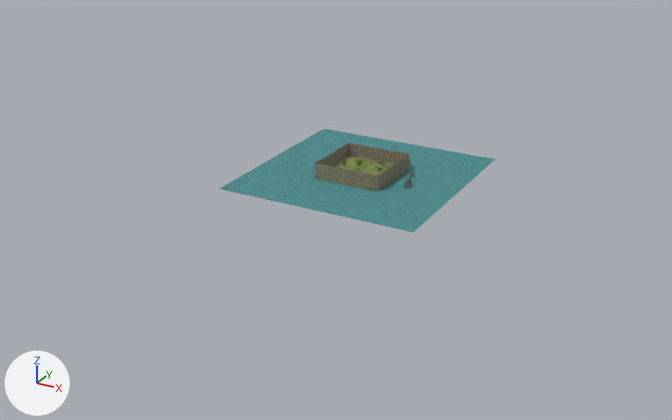
The FBX model Assets/Resources/Bellwake/Rooms/Wrenfall.fbx, before and after one commit.
Both versions are drawn from a 50 mm lens placed at (697.0, -1364.0, 596.0), pointed at (-26.0, -49.0, -61.0). Every picture has the same lights, and +X, +Y and +Z are marked at lower left. The picture after the commit comes second.

The first picture shows 'C_Solids', 'Horizon', 'Terrain' and 2 more.
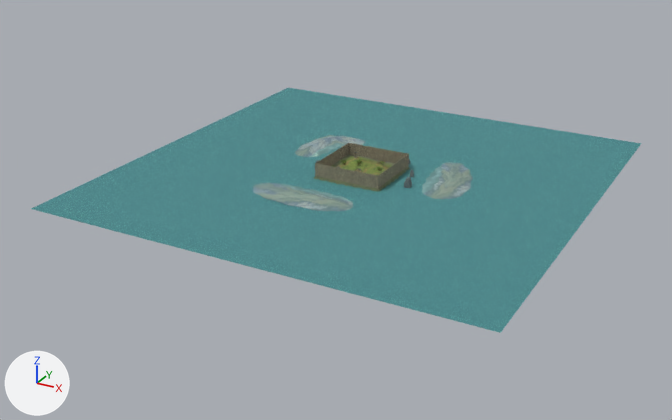
Location of each change, [x1, y1, x2, y2] in pixels of the pictures (672 x 420 px):
'Surroundings', added (cyan)
    after: [31, 88, 641, 333]
    faces in mat_water (picture img_water_png): [31, 88, 641, 333]
    faces in mat_countrybeyond (picture img_countrybeyond_png): [253, 135, 473, 211]

Patch to the scene script:
```diff
--- a/Assets/Resources/Bellwake/Rooms/Wrenfall.fbx.py
+++ b/Assets/Resources/Bellwake/Rooms/Wrenfall.fbx.py
@@ img_countrybeyond_png @@
+img_countrybeyond_png = load_image('CountryBeyond.png', '../Textures/CountryBeyond.png', 512, 256, 'sRGB')
@@ mat_countrybeyond @@
+mat_countrybeyond = principled_material('CountryBeyond')
+mat_countrybeyond.texture = img_countrybeyond_png
+mat_countrybeyond.roughness = 0.95
@@ me_outer_harbour_water_001 @@
+me_outer_harbour_water_001.from_pydata(...)  # 1688 vertices, 1444 faces; spans x -396.0..396.0, y -396.0..396.0, z -6.0..8.0
+# faces by material slot: [4, 1440]
+me_outer_harbour_water_001.materials.append(mat_water)  # picture img_water_png
+me_outer_harbour_water_001.materials.append(mat_countrybeyond)  # picture img_countrybeyond_png
@@ ob_surroundings @@
+ob_surroundings = bpy.data.objects.new('Surroundings', me_outer_harbour_water_001)
+ob_surroundings.location = (0.0, 0.0, 0.0)
```
